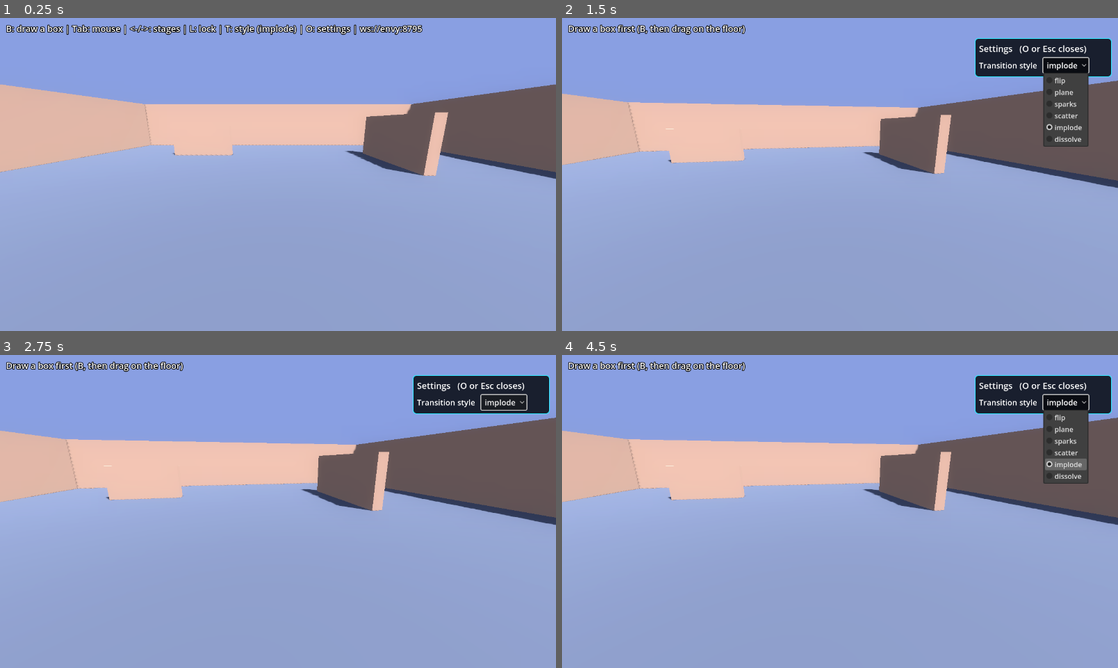
Above: before the commit, frames 1-4 (two rows, left to right).
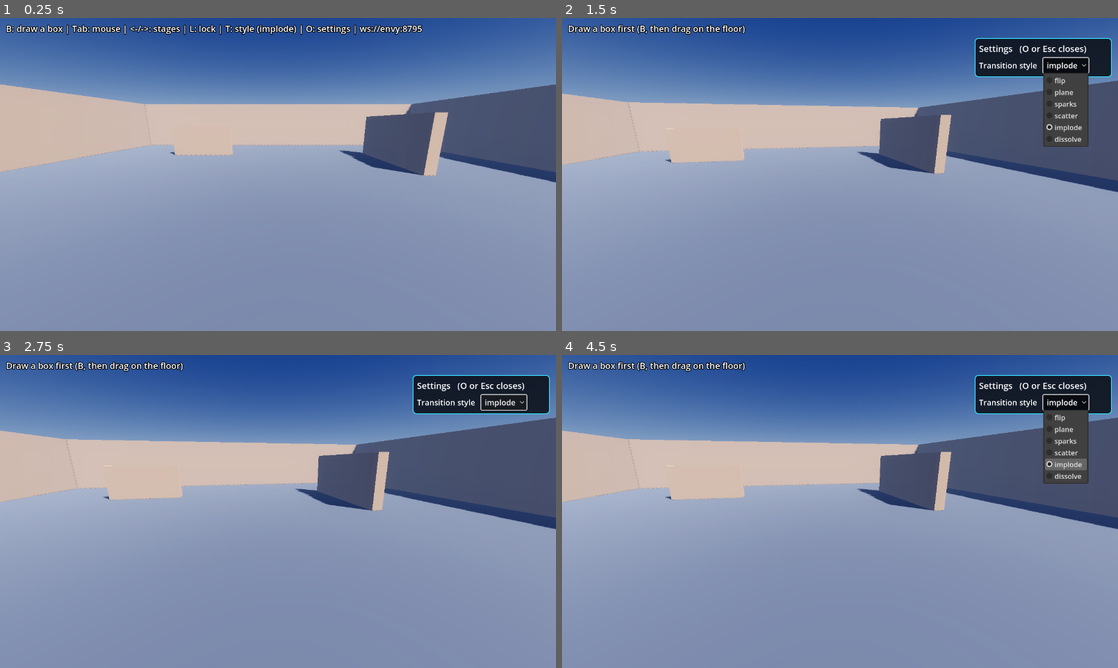
Above: after the commit, the same moments.

Repository: graysonchalmers/kiln
Game: Godot game, scene res://main.tscn
The game is run twice, just before and just after one commit, with the same random seed, the same clock (stepped at 60 frames per second) and the same inputs.
Inputs (mouse positions are in pixels of both pictures, inside the frame that each line leads up to):
- Up to frame 1 (0.25 s): no input
- Up to frame 2 (1.5 s): tap Enter at 0.5 s; move the mouse to (867, 174) at 0.52 s; hold W 0.53-1.25 s; tap O at 0.6 s; click (867, 174) at 0.67 s; click "implode" at 1.25 s
- Up to frame 3 (2.75 s): tap Space at 2 s; drag from (166, 527) to (250, 574) at 2.02 s
- Up to frame 4 (4.5 s): tap Enter at 2.75, 4.25 s; move the mouse to (895, 442) at 2.77 s; hold Right 2.78-3.5 s; tap B at 2.85 s; tap Space at 3.5 s; drag from (812, 574) to (673, 464) at 3.52 s; move the mouse to (1006, 558) at 4.27 s; hold Left from 4.28 s (still down); tap L at 4.35 s

The runs differ from the first frame. In frame 1, 93% of the frame differs, in the area x 0-100%, y 0-100%; in frame 2, 91%; in frame 3, 93%; in frame 4, 91%.

Commit message:
feat(live): lighting pass (sky, warm key + cool fill, SSAO, filmic, fog), seamless resting bricks, two-deep skin; refreshed baselines; render timings
Co-Authored-By: Claude Sonnet 5.5 <noreply@anthropic.com>

Diff:
--- a/live/client/main.gd
+++ b/live/client/main.gd
@@ -193,29 +193,56 @@
 
 func _build_room() -> void:
 	var env := Environment.new()
-	env.background_mode = Environment.BG_COLOR
-	env.background_color = Color(0.12, 0.14, 0.2)
-	env.ambient_light_source = Environment.AMBIENT_SOURCE_COLOR
-	env.ambient_light_color = Color(0.6, 0.65, 0.8)
-	env.ambient_light_energy = 0.7
-	env.glow_enabled = true
-	env.glow_intensity = 0.9
-	env.glow_bloom = 0.15
-	env.glow_hdr_threshold = 0.8
+	var sky_mat := ProceduralSkyMaterial.new()
+	sky_mat.sky_top_color = Color(0.09, 0.19, 0.42)
+	sky_mat.sky_horizon_color = Color(0.58, 0.68, 0.82)
+	sky_mat.ground_horizon_color = Color(0.36, 0.42, 0.52)
+	sky_mat.ground_bottom_color = Color(0.16, 0.18, 0.24)
+	var sky := Sky.new()
+	sky.sky_material = sky_mat
+	env.background_mode = Environment.BG_SKY
+	env.sky = sky
+	env.ambient_light_source = Environment.AMBIENT_SOURCE_SKY  # soft light from the sky dome instead of a flat colour
+	env.ambient_light_energy = 0.62
+	env.reflected_light_source = Environment.REFLECTION_SOURCE_SKY
+	env.tonemap_mode = Environment.TONE_MAPPER_FILMIC
+	env.tonemap_white = 4.5
+	env.ssao_enabled = true  # contact shadows between bricks and under props
+	env.ssao_radius = 0.35
+	env.ssao_intensity = 2.2
+	env.adjustment_enabled = true
+	env.adjustment_saturation = 1.12
+	env.adjustment_contrast = 1.06
+	env.fog_enabled = true  # a touch of depth: the far floor fades into the sky
+	env.fog_light_color = Color(0.40, 0.48, 0.62)
+	env.fog_density = 0.016
+	env.glow_enabled = true  # only really bright things bloom: the glowing bricks, not the lit surfaces
+	env.glow_intensity = 0.8
+	env.glow_bloom = 0.1
+	env.glow_hdr_threshold = 1.0
 	var we := WorldEnvironment.new()
 	we.environment = env
 	add_child(we)
 
-	var sun := DirectionalLight3D.new()
-	sun.rotation_degrees = Vector3(-55, 35, 0)
+	var sun := DirectionalLight3D.new()  # warm key light, soft shadows
+	sun.rotation_degrees = Vector3(-48, 40, 0)
+	sun.light_color = Color(1.0, 0.93, 0.8)
+	sun.light_energy = 1.8
 	sun.shadow_enabled = true
+	sun.shadow_blur = 1.4
+	sun.shadow_normal_bias = 1.5
 	add_child(sun)
+	var fill := DirectionalLight3D.new()  # cool fill from the other side, no shadow, keeps the dark faces readable
+	fill.rotation_degrees = Vector3(-30, -140, 0)
+	fill.light_color = Color(0.55, 0.65, 0.92)
+	fill.light_energy = 0.3
+	add_child(fill)
 
 	var floor_mi := MeshInstance3D.new()
 	var pm := PlaneMesh.new()
 	pm.size = Vector2(20, 20)
 	floor_mi.mesh = pm
-	floor_mi.material_override = _flat(Color(0.35, 0.38, 0.45))
+	floor_mi.material_override = _flat(Color(0.27, 0.30, 0.37))
 	add_child(floor_mi)
 
 	var wall_col := _flat(Color(0.7, 0.55, 0.45))
--- a/live/client/tests/test_protocol.gd
+++ b/live/client/tests/test_protocol.gd
@@ -55,12 +55,14 @@
 	check(path == "user://lock_test/vend_s2.glb", "lock path %s" % path)
 	check(FileAccess.get_file_as_bytes(path).size() == 27816, "locked file size")
 
-	# voxel bricks: only cells that touch air or the grid edge are drawn
+	# voxel bricks: the skin is drawn two bricks deep, so the seams between surface bricks show a brick behind, not the empty inside
 	check(VoxelView.surface_indices("s", 1).size() == 1, "a single voxel is one brick")
-	check(VoxelView.surface_indices("s".repeat(27), 3).size() == 26, "a 3x3x3 block has 26 surface bricks (centre hidden)")
+	check(VoxelView.surface_indices("s".repeat(27), 3).size() == 27, "a 3x3x3 block: the skin is 2 deep, so even the centre is drawn")
 	check(VoxelView.surface_indices(".".repeat(8), 2).size() == 0, "empty grid draws nothing")
-	var ring := ("sss" + "sss" + "sss") + ("sss" + "s.s" + "sss") + ("sss" + "sss" + "sss")  # hollow centre
-	check(VoxelView.surface_indices(ring, 3).size() == 26, "an enclosed void leaves the 26 outer bricks")
+	check(VoxelView.surface_indices("s".repeat(125), 5).size() == 125 - 1, "a 5x5x5 block: only the very centre brick is skipped")
+	check(VoxelView.surface_indices("s".repeat(343), 7).size() == 343 - 27, "a 7x7x7 block: the inner 3x3x3 is skipped")
+	var one := ".".repeat(13) + "s" + ".".repeat(13)  # a lone voxel in the middle of a 3x3x3 grid
+	check(VoxelView.surface_indices(one, 3).size() == 1, "a lone voxel is one brick")
 	var inst: MultiMeshInstance3D = VoxelView.build({"n": 2, "cells": "ss.s....", "palette": {"s": "#ff0000"}}, Vector3(0, 0, 0), Vector3(2, 2, 2), null)
 	check(inst.multimesh.instance_count == 3, "3 filled cells -> 3 instances")
 	check(VoxelView.cell_center(0, 2, Vector3.ZERO, Vector3(2, 2, 2)).is_equal_approx(Vector3(0.5, 0.5, 0.5)), "cell 0 centre")
--- a/live/client/voxel_sweep.gdshader
+++ b/live/client/voxel_sweep.gdshader
@@ -46,10 +46,11 @@
 			off = dir * t * 7.0;
 		}
 	}
+	float g = (style == 3 || style == 4) ? clamp(t * 1.6, 0.0, 1.0) : near;
 	lp = VERTEX;
-	VERTEX = VERTEX * s + off;
+	VERTEX = VERTEX * s * (g > 0.001 ? 0.94 : 1.0) + off;   // resting bricks are seamless; a moving brick opens a small gap
 	vcol = COLOR;
-	glow = (style == 3 || style == 4) ? clamp(t * 1.6, 0.0, 1.0) : near;
+	glow = g;
 }
 
 void fragment() {
--- a/live/client/voxel_view.gd
+++ b/live/client/voxel_view.gd
@@ -1,13 +1,15 @@
 extends RefCounted
 ## Turns a voxel grid ({"n", "cells", "palette"}) into one MultiMesh of bricks, so each brick animates on its own.
 
-const BRICK := 0.96  # a hair under the cell size so the rows read as separate bricks
+const BRICK := 1.0  # resting bricks fill their cell (seamless); the shader opens a small gap while a brick is moving
 const FALLBACK := Color(0.6, 0.6, 0.6)
 
 
-## Flat indices ((y*n+z)*n+x) of filled cells that touch air or the grid edge; hidden interior bricks are skipped.
+## Flat indices ((y*n+z)*n+x) of the bricks worth drawing: filled cells that touch air or the grid edge (the surface) plus the
+## filled cells just behind them, so the seams between surface bricks show a brick, not the empty inside. Deeper bricks are skipped.
 static func surface_indices(cells: String, n: int) -> PackedInt32Array:
-	var out := PackedInt32Array()
+	var surf := PackedByteArray()
+	surf.resize(n * n * n)
 	for y in n:
 		for z in n:
 			for x in n:
@@ -18,6 +20,17 @@
 						or cells[i - 1] == "." or cells[i + 1] == "." \
 						or cells[i - n] == "." or cells[i + n] == "." \
 						or cells[i - n * n] == "." or cells[i + n * n] == ".":
+					surf[i] = 1
+	var out := PackedInt32Array()
+	for y in n:
+		for z in n:
+			for x in n:
+				var i := (y * n + z) * n + x
+				if cells[i] == ".":
+					continue
+				if surf[i] == 1 or (x > 0 and surf[i - 1] == 1) or (x < n - 1 and surf[i + 1] == 1) \
+						or (z > 0 and surf[i - n] == 1) or (z < n - 1 and surf[i + n] == 1) \
+						or (y > 0 and surf[i - n * n] == 1) or (y < n - 1 and surf[i + n * n] == 1):
 					out.append(i)
 	return out
 
Binary file changed: live/client/tests/baselines/gallery.png
Binary file changed: live/client/tests/baselines/gallery_stealth.png
Not shown, changed: HANDOFF.md
Not shown, changed: live/README.md
